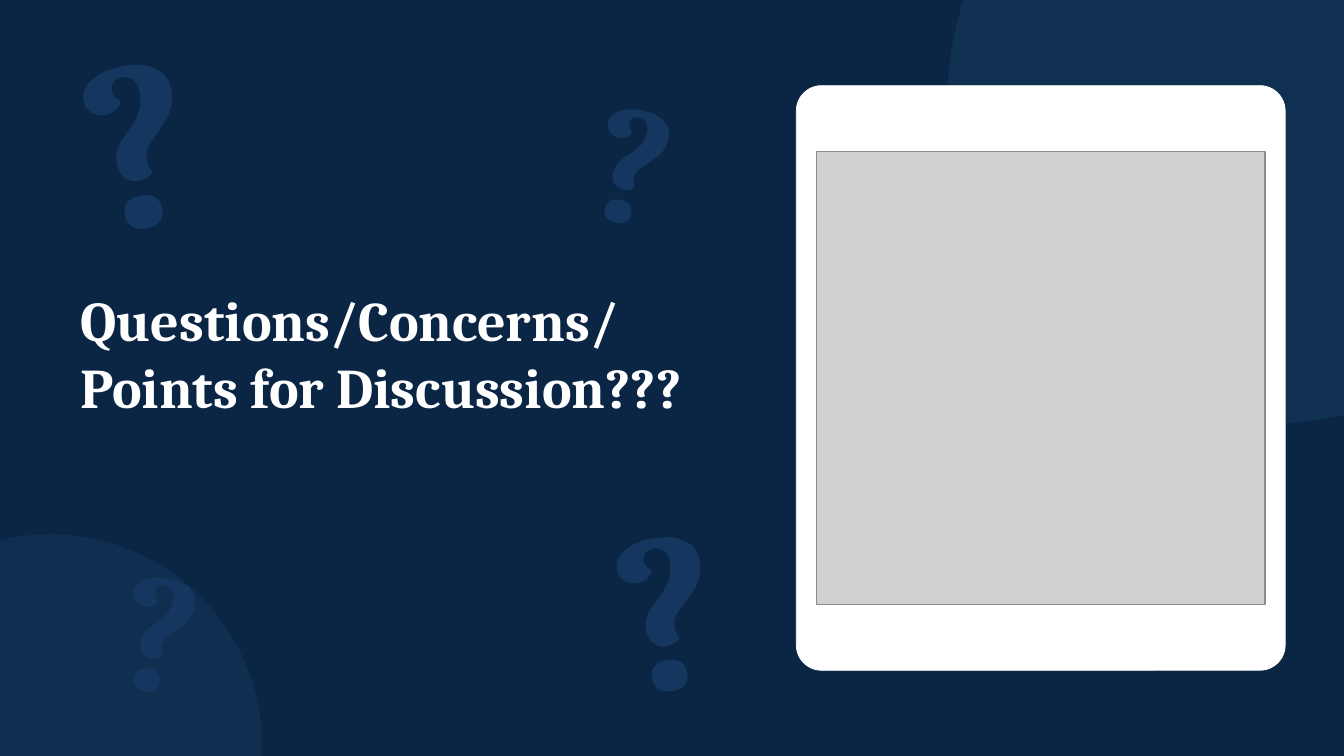
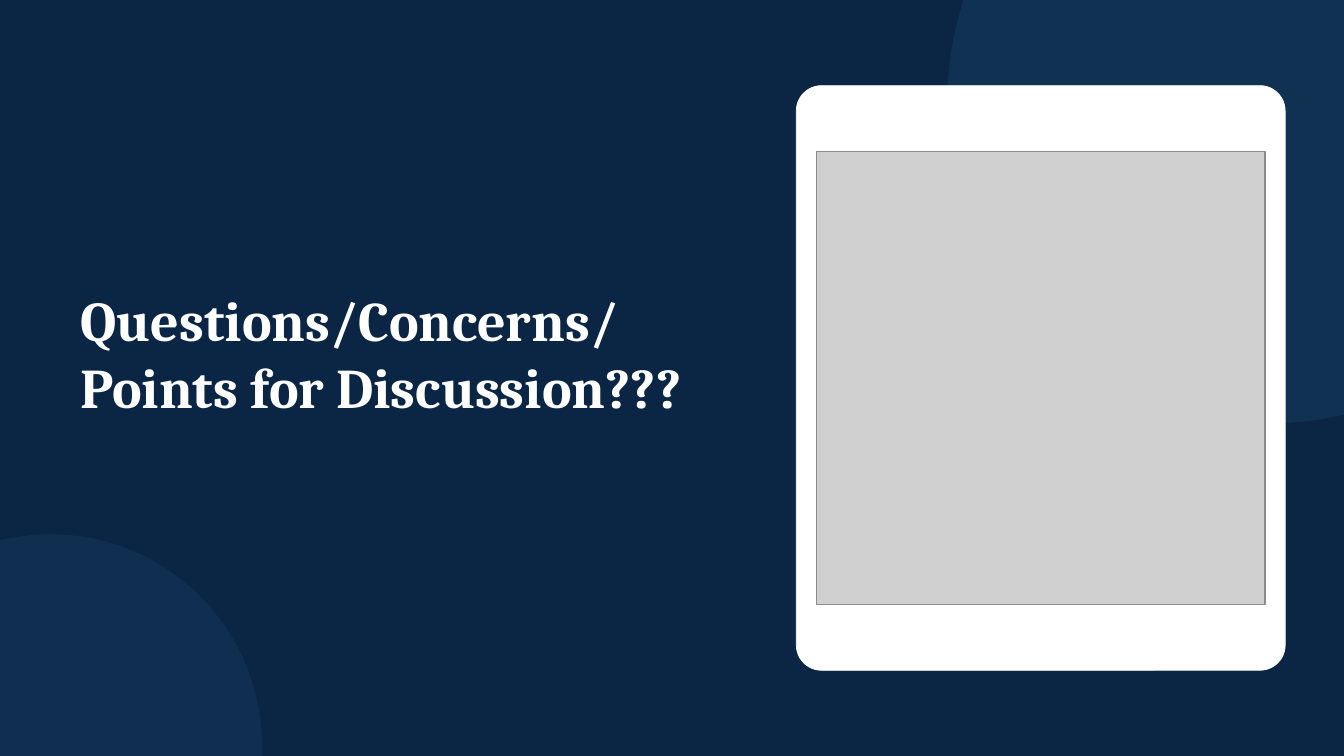
Before and after one commit to Hrishiv67/Ppapp, a slide deck: slide 7 of 2026-10-2_Presentation_-_Bijal_refreshed.pptx. Drawn at 1344x756 pixels with LibreOffice and Linux fonts; fonts in the diff are those of the drawing; grey boxes stand for pictures. Boxes give left, top, right and bottom in pixels: in the first picture for what was removed or moved away, otherwise in the second. Text is boxed around its words. In the diff, an @@ line names an element or a change of style, - is before the commit and + after.

```diff
--- a/2026-10-2_Presentation_-_Bijal_refreshed.pptx
+++ b/2026-10-2_Presentation_-_Bijal_refreshed.pptx
@@ text removed at <box>6,0,266,269</box> @@
-?
@@ text removed at <box>502,15,769,298</box> @@
-?
@@ text removed at <box>539,465,792,735</box> @@
-?
@@ text removed at <box>31,487,292,756</box> @@
-?
```
Also in this commit, not shown: 10 other slides changed, 5 slides added, 3 slides removed.
